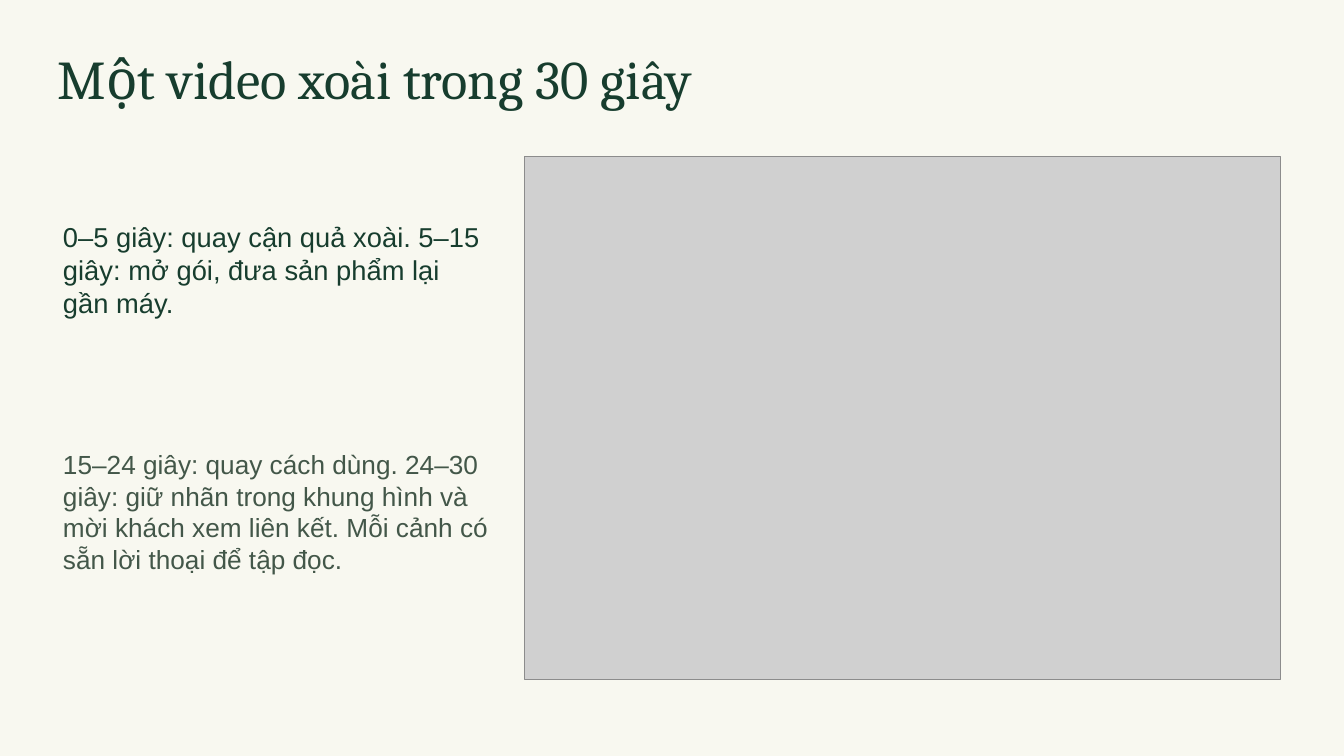
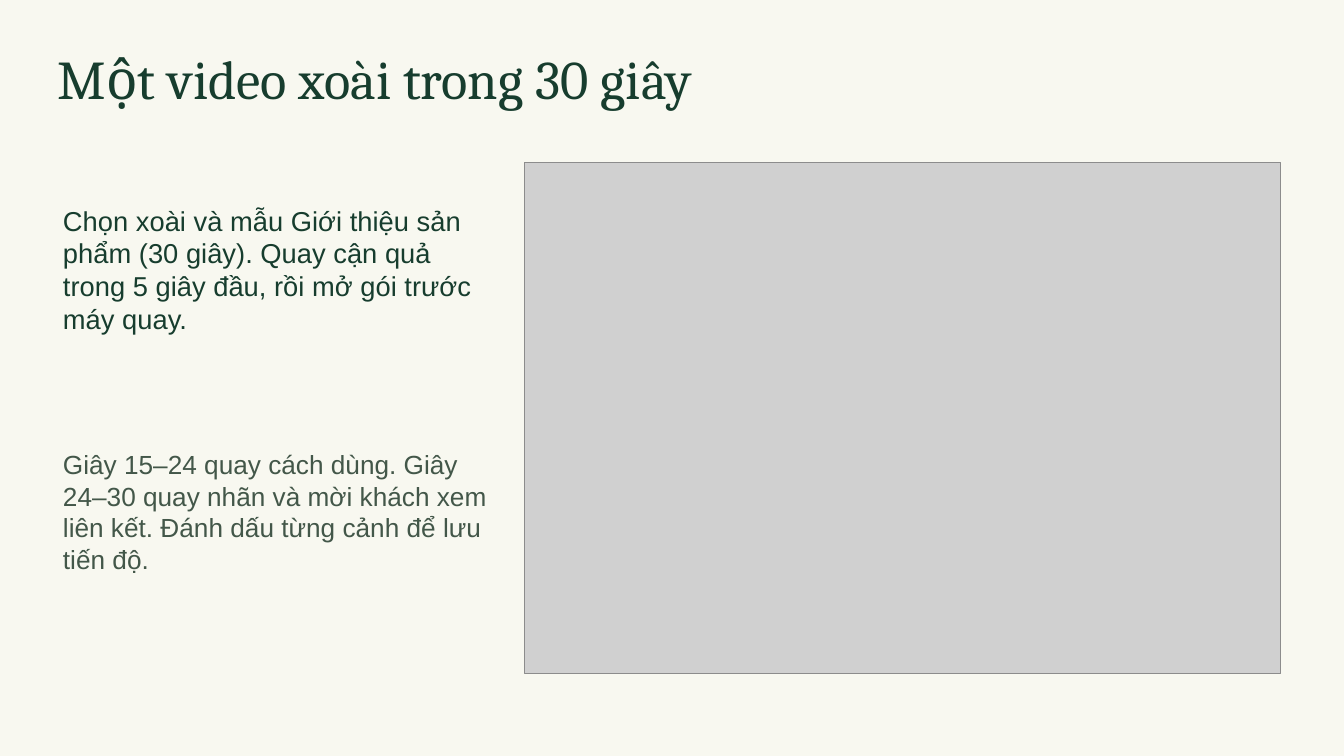
Before and after one commit to lethanhnguyen291/OCOP-Dong-Nai, a slide deck: slide 5 of ho-so/Pitch-deck-OCOP-Dong-Nai.pptx. Drawn at 1344x756 pixels with LibreOffice and Linux fonts; fonts in the diff are those of the drawing; grey boxes stand for pictures. Boxes give left, top, right and bottom in pixels: in the first picture for what was removed or moved away, otherwise in the second. Text is boxed around its words. In the diff, an @@ line names an element or a change of style, - is before the commit and + after.

```diff
--- a/ho-so/Pitch-deck-OCOP-Dong-Nai.pptx
+++ b/ho-so/Pitch-deck-OCOP-Dong-Nai.pptx
@@ picture: place and size @@
-picture at [525, 156, 1281, 679]
+picture at [525, 162, 1281, 675]
@@ text at [63, 209, 471, 334]: text changed @@
-0–5 giây: quay cận quả xoài. 5–15 giây: mở gói, đưa sản phẩm lại gần máy.
+Chọn xoài và mẫu Giới thiệu sản phẩm (30 giây). Quay cận quả trong 5 giây đầu, rồi mở gói trước máy quay.
@@ text at [63, 454, 486, 573]: text changed @@
-15–24 giây: quay cách dùng. 24–30 giây: giữ nhãn trong khung hình và mời khách xem liên kết. Mỗi cảnh có sẵn lời thoại để tập đọc.
+Giây 15–24 quay cách dùng. Giây 24–30 quay nhãn và mời khách xem liên kết. Đánh dấu từng cảnh để lưu tiến độ.
```
Also in this commit, not shown: 2 other slides changed, 4 other files.
